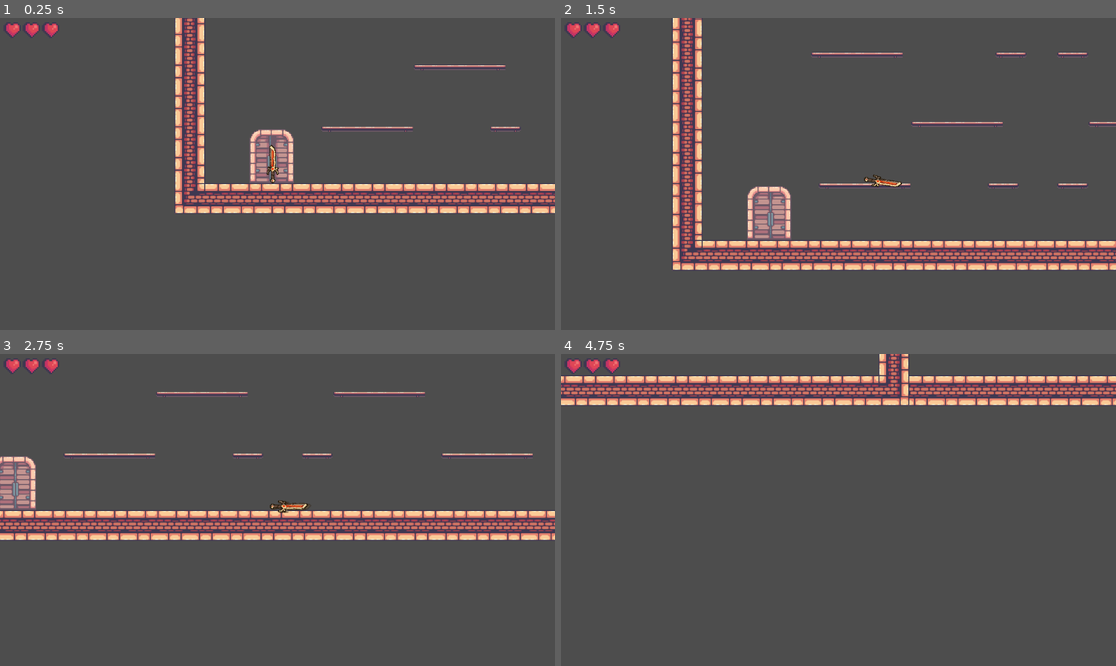
Above: before the commit, frames 1-4 (two rows, left to right).
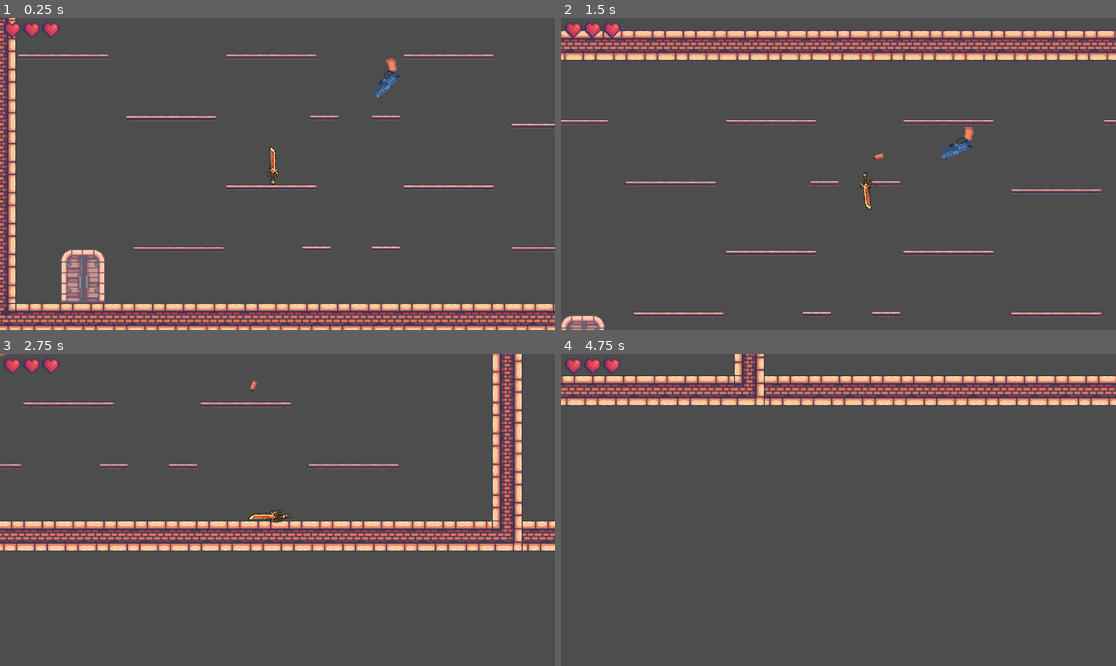
Above: after the commit, the same moments.

Repository: DonTangen/KnifeFight
Game: Godot game, scene res://scenes/boss_level.tscn
Same seed, same stepped clock (60 frames per second), same inputs: the game is played once before the commit and once after it. This scene is started directly instead of the project's main scene.
Inputs (mouse positions are in pixels of both pictures, inside the frame that each line leads up to):
- Up to frame 1 (0.25 s): no input
- Up to frame 2 (1.5 s): move the mouse to (960, 158) at 0.52 s; hold D (move_right) from 0.53 s (still down); click (960, 158) at 0.6 s; tap Space (jump) at 0.77 s; move the mouse to (727, 189) at 1.27 s; right-click (727, 189) at 1.35 s
- Up to frame 3 (2.75 s): tap Space (jump) at 1.52 s; move the mouse to (333, 441) at 2.02 s; release D (move_right) at 2.03 s; hold A (move_left) from 2.03 s (still down); click (333, 441) at 2.1 s
- Up to frame 4 (4.75 s): move the mouse to (810, 572) at 2.77 s; release A (move_left) at 2.78 s; hold D (move_right) 2.78-4.28 s; right-click (810, 572) at 2.85 s; tap Space (jump) at 3.02, 3.77, 4.52 s; move the mouse to (1005, 556) at 3.52 s; click (1005, 556) at 3.6 s; move the mouse to (672, 463) at 4.27 s; hold A (move_left) from 4.28 s (still down); right-click (672, 463) at 4.35 s

The runs differ from the first frame. In frame 1, 18% of the frame differs, in the area x 0-100%, y 0-100%; in frame 2, 18%; in frame 3, 14%; in frame 4, 4.4%.

Commit message:
chore: added "final" boss

Diff:
--- a/scenes/boss_level.tscn
+++ b/scenes/boss_level.tscn
@@ -9,6 +9,7 @@
 [ext_resource type="AudioStream" uid="uid://cwo73jr6nshm7" path="res://assets/Music/AwesomeFinalDraftGJ.mp3" id="7_h6vfi"]
 [ext_resource type="PackedScene" uid="uid://cuukk8xcyfkac" path="res://scenes/door.tscn" id="8_orv6b"]
 [ext_resource type="PackedScene" uid="uid://biaed4vdyyi1j" path="res://scenes/lives.tscn" id="9_1yuum"]
+[ext_resource type="PackedScene" uid="uid://dircnsws3tlyw" path="res://scenes/gun.tscn" id="10_2gy1m"]
 
 [sub_resource type="TileSetAtlasSource" id="TileSetAtlasSource_1t80d"]
 texture = ExtResource("2_giyyb")
@@ -181,7 +182,7 @@
 
 [sub_resource type="TileSet" id="TileSet_i0vpe"]
 tile_size = Vector2i(32, 32)
-physics_layer_0/collision_layer = 1
+physics_layer_0/collision_layer = 17
 sources/0 = SubResource("TileSetAtlasSource_1t80d")
 sources/1 = SubResource("TileSetAtlasSource_r55qr")
 
@@ -227,11 +228,17 @@
 alpha_curve = SubResource("CurveTexture_861nv")
 
 [node name="boss level" type="Node2D"]
+light_mask = 5
+visibility_layer = 5
 
 [node name="TileMap" type="TileMap" parent="."]
+light_mask = 5
+visibility_layer = 5
 format = 2
 
 [node name="TileMapLayer" type="TileMapLayer" parent="TileMap"]
+light_mask = 5
+visibility_layer = 5
 tile_map_data = PackedByteArray("AAD8////AAACAAUAAAD9////AAACAAUAAAD+////AAACAAUAAAD/////AAACAAUAAAAAAP//AAACAAUAAAABAP …(2336 unchanged characters)…
 tile_set = SubResource("TileSet_i0vpe")
 
@@ -293,7 +300,8 @@
 position = Vector2(128, -224)
 
 [node name="SwordPlayer" parent="." instance=ExtResource("1_dr3y7")]
-position = Vector2(-186, -39)
+position = Vector2(10, -166)
+collision_layer = 1
 
 [node name="MovingParticles" type="GPUParticles2D" parent="SwordPlayer"]
 show_behind_parent = true
@@ -326,3 +334,6 @@
 position = Vector2(-187, -60)
 
 [node name="CanvasLayer" parent="." instance=ExtResource("9_1yuum")]
+
+[node name="Gun" parent="." instance=ExtResource("10_2gy1m")]
+position = Vector2(112, -271)
--- a/scenes/bullet.tscn
+++ b/scenes/bullet.tscn
@@ -1,25 +1,34 @@
-[gd_scene load_steps=4 format=3 uid="uid://dvpqq3cvi822e"]
+[gd_scene load_steps=6 format=3 uid="uid://dvpqq3cvi822e"]
 
-[ext_resource type="Script" path="res://bullet.gd" id="1_3r58y"]
-[ext_resource type="Texture2D" uid="uid://qmtjr0jl40kj" path="res://assets/Sprites/10-Cannon/Cannon Ball.png" id="1_mkkor"]
+[ext_resource type="Script" path="res://scripts/bullet.gd" id="1_3r58y"]
+[ext_resource type="PackedScene" uid="uid://upe0adekrunx" path="res://scenes/killzone.tscn" id="2_54qlm"]
+[ext_resource type="Texture2D" uid="uid://c1k673o8ccaw0" path="res://assets/PNG/medium_bullet.png" id="2_577fw"]
 
-[sub_resource type="CircleShape2D" id="CircleShape2D_d8hbj"]
-radius = 7.0
+[sub_resource type="RectangleShape2D" id="RectangleShape2D_ro74r"]
+size = Vector2(11, 4)
+
+[sub_resource type="RectangleShape2D" id="RectangleShape2D_1kbk1"]
+size = Vector2(11, 4)
 
 [node name="bullet" type="CharacterBody2D"]
-z_index = 1
 script = ExtResource("1_3r58y")
 
-[node name="Area2D" type="Area2D" parent="."]
+[node name="Killzone" parent="." instance=ExtResource("2_54qlm")]
 
-[node name="CollisionShape2D2" type="CollisionShape2D" parent="Area2D"]
-shape = SubResource("CircleShape2D_d8hbj")
+[node name="CollisionShape2D" type="CollisionShape2D" parent="Killzone"]
+position = Vector2(0.5, 0)
+shape = SubResource("RectangleShape2D_ro74r")
 
-[node name="CannonBall" type="Sprite2D" parent="."]
-position = Vector2(-7, -5)
-texture = ExtResource("1_mkkor")
+[node name="Bullet" type="Sprite2D" parent="."]
+z_index = -1
+rotation = 1.5708
+scale = Vector2(0.230394, 0.190898)
+texture = ExtResource("2_577fw")
 
 [node name="CollisionShape2D" type="CollisionShape2D" parent="."]
-shape = SubResource("CircleShape2D_d8hbj")
+position = Vector2(0.5, 0)
+shape = SubResource("RectangleShape2D_1kbk1")
 
 [node name="Life" type="Timer" parent="."]
+
+[connection signal="body_shape_entered" from="Killzone" to="." method="_on_killzone_body_shape_entered"]
--- a/scenes/gun.tscn
+++ b/scenes/gun.tscn
@@ -11,7 +11,7 @@
 script = ExtResource("1_dpmg6")
 
 [node name="Sprite2D" type="Sprite2D" parent="."]
-position = Vector2(-62, 19)
+position = Vector2(0, 16.6667)
 texture = ExtResource("2_ioexl")
 region_enabled = true
 region_rect = Rect2(487.249, 177.515, 171.187, 105.565)
@@ -22,13 +22,21 @@
 [node name="Killzone" type="Area2D" parent="."]
 
 [node name="CollisionShape2D" type="CollisionShape2D" parent="Killzone"]
-position = Vector2(-48.3333, 8.33333)
+position = Vector2(3.8147e-06, 10)
 shape = SubResource("RectangleShape2D_rxixf")
 
 [node name="RayCast_left" type="RayCast2D" parent="."]
-target_position = Vector2(-123.333, 0)
+position = Vector2(0, 53.3333)
+scale = Vector2(2.302, 2.2822)
+target_position = Vector2(-110.049, 0)
+collision_mask = 16
+collide_with_areas = true
 
 [node name="RayCast_right" type="RayCast2D" parent="."]
-target_position = Vector2(13.3333, 0)
+z_index = 1
+position = Vector2(0, 53.3333)
+target_position = Vector2(213.333, 0)
+collision_mask = 16
+collide_with_areas = true
 
 [connection signal="timeout" from="Timer" to="." method="_on_timer_timeout"]
--- a/scenes/sword_player.tscn
+++ b/scenes/sword_player.tscn
@@ -17,7 +17,9 @@
 
 [node name="SwordPlayer" type="RigidBody2D"]
 z_index = 5
-collision_layer = 2
+collision_layer = 3
+collision_mask = 3
+collision_priority = 2.0
 mass = 1.5
 physics_material_override = SubResource("PhysicsMaterial_083kb")
 center_of_mass_mode = 1
--- a/scripts/bullet.gd
+++ b/scripts/bullet.gd
@@ -1,23 +1,38 @@
 extends CharacterBody2D
 
-@export var SPEED = 100
+@export var SPEED = 150
+@onready var bullet: Sprite2D = $Bullet
+@onready var player = get_parent().get_node("SwordPlayer")
 
 var dir : float
 var spawnPos : Vector2
 var spawnRot : float
+var flipped : int
+var is_shot = 0
 
 func _ready():
 	global_position = spawnPos
 	global_rotation = spawnRot
 
 func _physics_process(_delta: float) -> void:
-	velocity = Vector2(SPEED,0).rotated(dir)
+	var direction = player.position - self.position
+	var normalized_direction = direction.normalized()
+	if self.is_on_wall() or self.is_on_floor() or self.is_on_ceiling():
+		queue_free()
+	if flipped == 0:
+		if !is_shot:
+			velocity = normalized_direction * SPEED
+			is_shot = 1
+		bullet.flip_v = false
+	if flipped == 1:
+		if !is_shot:
+			velocity = normalized_direction * SPEED
+			is_shot = 1
+		bullet.flip_v = true
 	move_and_slide()
 
-func _on_area_2d_body_shape_entered(_body_rid: RID, _body: Node2D, _body_shape_index: int, _local_shape_index: int) -> void:
-	print("hit")
+func _on_life_timeout() -> void:
 	queue_free()
 
-func _on_life_timeout() -> void:
-	print("time out")
+func _on_killzone_body_shape_entered(_body_rid: RID, _body: Node2D, _body_shape_index: int, _local_shape_index: int) -> void:
 	queue_free()
--- a/scripts/gun.gd
+++ b/scripts/gun.gd
@@ -1,14 +1,20 @@
 extends Node2D
 
 #Shooting script
-@onready var main = get_tree().get_root().get_node("Game")
-@onready var projectile = load("res://bullet.tscn")
+@onready var main = get_tree().current_scene
+@onready var bullet = load("res://scenes/bullet.tscn")
+@onready var player = get_parent().get_node("SwordPlayer")
 
 func shoot():
-	var instance = projectile.instantiate()
+	var instance = bullet.instantiate()
 	instance.dir = rotation
-	instance.spawnPos = global_position
-	instance.spawnRot = rotation
+	instance.flipped = sprite_2d.flip_h
+	if instance.flipped == 0:
+		instance.spawnPos = global_position + Vector2(20,0)
+		instance.spawnRot = sprite_2d.rotation
+	if instance.flipped == 1:
+		instance.spawnPos = global_position + Vector2(-15,0)
+		instance.spawnRot = sprite_2d.rotation
 	main.add_child.call_deferred(instance)
 
 
@@ -23,29 +29,20 @@
 @onready var ray_cast_right: RayCast2D = $RayCast_right
 @onready var sprite_2d: Sprite2D = $Sprite2D
 
-# Called when the node enters the scene tree for the first time.
-func _ready():
-	# Applies random direction at start -- can probably delete as enemies will have player detection
-	var num = [-1,1]
-	direction *= num[randi() % num.size()]
-	if direction == 1:
-		sprite_2d.flip_h = true
-	if direction == -1:
-		sprite_2d.flip_h = false
-
 # Called every frame. 'delta' is the elapsed time since the previous frame.
 func _process(delta: float) -> void:
-	# Checks if colliding with wall
+	if direction == 1:
+		sprite_2d.position.x = 5
+		sprite_2d.look_at(player.position)
+	if direction == -1:
+		sprite_2d.position.x = -5
+		sprite_2d.look_at(player.position)
+		sprite_2d.rotation_degrees += 180
+
 	if ray_cast_left.is_colliding():
+		sprite_2d.flip_h = false
 		direction = 1
+	if ray_cast_right.is_colliding():
 		sprite_2d.flip_h = true
-		sprite_2d.position.x = 5
-	if ray_cast_right.is_colliding():
 		direction = -1
-		sprite_2d.flip_h = false
-		sprite_2d.position.x = 0
-
-
-
-
 	position.x += direction * speed * delta
Not shown: 1 places in scenes/boss_level.tscn that only renumber resources
